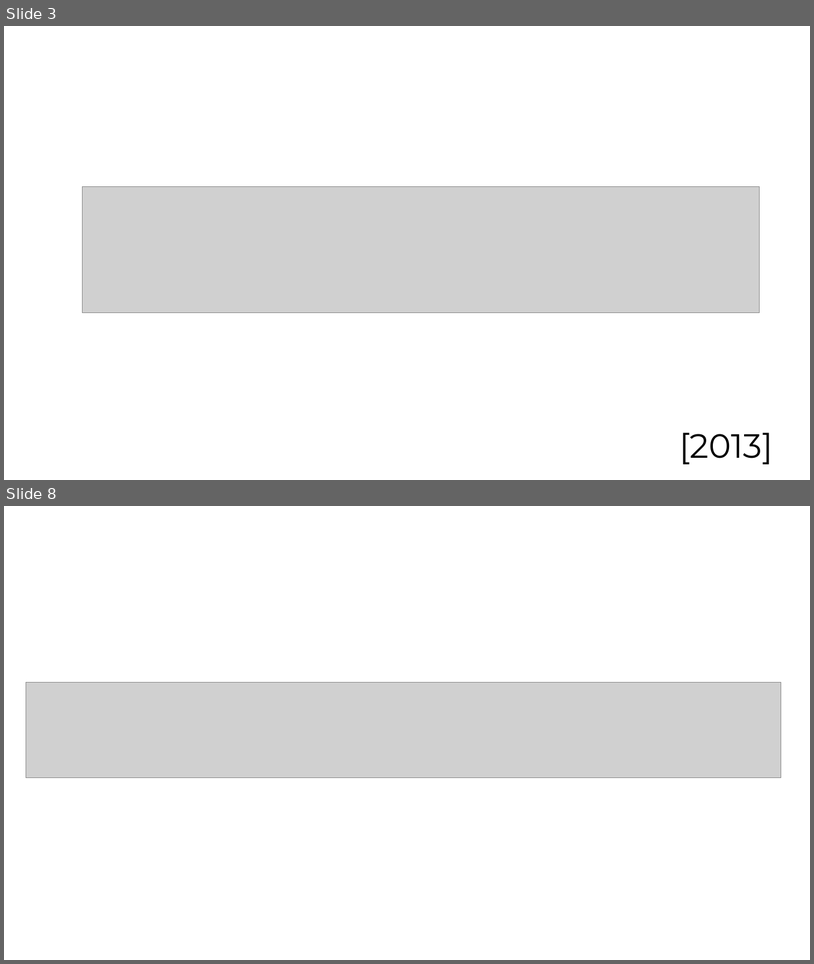
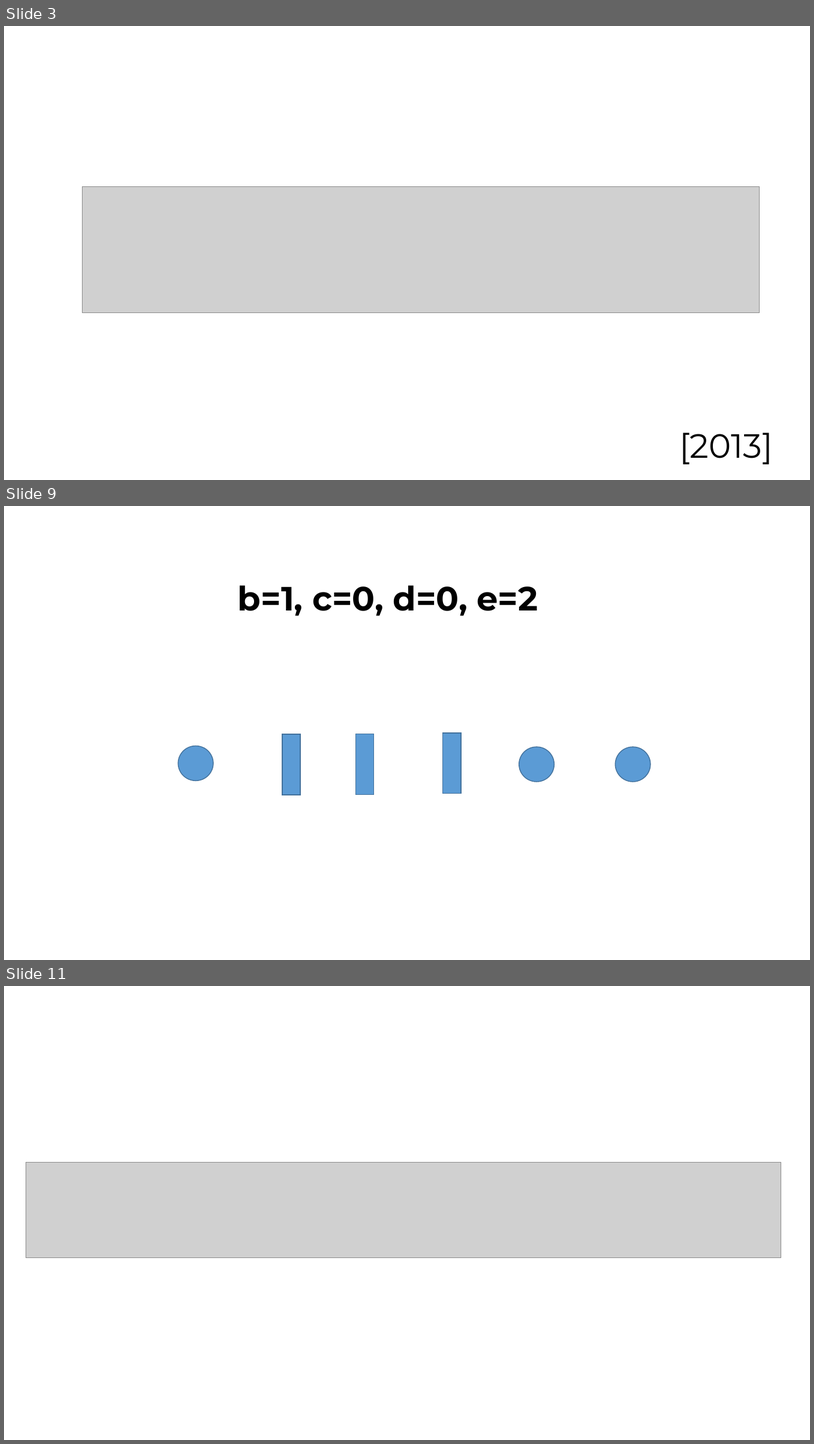
Before and after one commit to jinmang2/probability, a slide deck: 경우의 수 임용고시 2013.pptx. Shown one above the other, each under a label of ours: slides 3 and 8 before the commit, slides 3, 9 and 11 after it; the slides between them are not shown. The pictures are 814x964 and 814x1444 pixels, drawn with LibreOffice and Linux fonts; fonts in the diff are those of the drawing; grey boxes stand for pictures. Boxes give left, top, right and bottom in pixels: in the first picture for what was removed or moved away, otherwise in the second. Text is boxed around its words. In the diff, an @@ line names an element or a change of style, - is before the commit and + after.

```diff
--- a/경우의 수 임용고시 2013.pptx
+++ b/경우의 수 임용고시 2013.pptx
@@ slide 9 added at (4, 506, 810, 960), background #FFFFFF @@
@@ text added at (238, 585, 539, 616), 40 pt, text #000000, bold @@
+b=1, c=0, d=0, e=2
@@ rectangle added at (282, 734, 300, 795), fill #5B9BD5, outline #43739E 1 pt @@
@@ rectangle added at (356, 734, 374, 795), fill #5B9BD5, outline #43739E 1 pt @@
@@ rectangle added at (443, 733, 461, 793), fill #5B9BD5, outline #43739E 1 pt @@
@@ ellipse added at (178, 745, 213, 780), fill #5B9BD5, outline #43739E 1 pt @@
@@ ellipse added at (519, 747, 555, 781), fill #5B9BD5, outline #43739E 1 pt @@
@@ ellipse added at (615, 747, 651, 781), fill #5B9BD5, outline #43739E 1 pt @@
@@ what was slide 8 is now slide 11 @@
```
Also in this commit, not shown: 1 slide changed, 6 other slides added, 4 slides removed.
